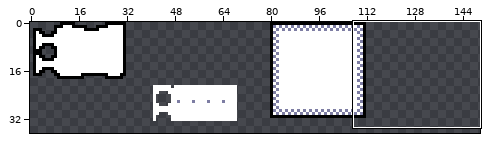
Two states of a pixel-art file, textures/aseprite/UI.aseprite. Above: a wide view before the commit, with the close-up outlined.
Close-up. Before the edit:
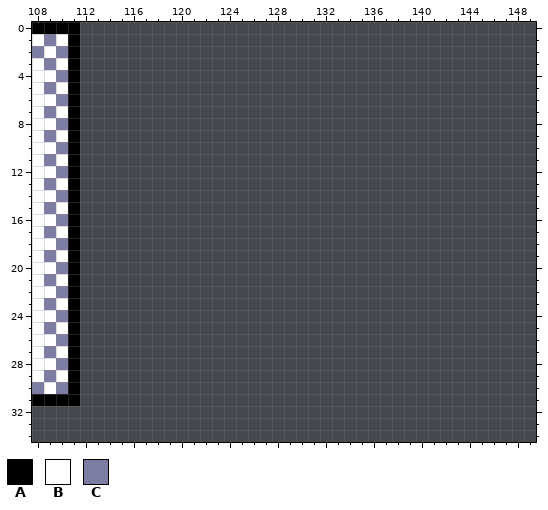
256x256 pixels, 1 frame. Shown: x 108..149, y 0..34. The wide view leaves out empty margins.
Palette (. is transparent): A #000000  B #ffffff  C #7d7da3
Pixels before, first column x 108:
 0 AAAA
 1 BCBA
 2 CBCA
 3 BCBA
 4 BBCA
 5 BCBA
 6 BBCA
 7 BCBA
 8 BBCA
 9 BCBA
10 BBCA
11 BCBA
12 BBCA
13 BCBA
14 BBCA
15 BCBA
16 BBCA
17 BCBA
18 BBCA
19 BCBA
20 BBCA
21 BCBA
22 BBCA
23 BCBA
24 BBCA
25 BCBA
26 BBCA
27 BCBA
28 BBCA
29 BCBA
30 CBCA
31 AAAA
The same view after the edit:
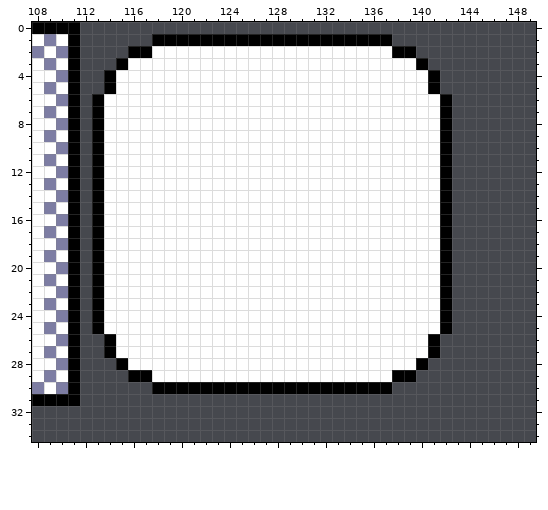
Change:
y 1: x 118..137 .................... -> AAAAAAAAAAAAAAAAAAAA
y 2: x 116..139 ........................ -> AABBBBBBBBBBBBBBBBBBBBAA
y 3: x 115..140 .......................... -> ABBBBBBBBBBBBBBBBBBBBBBBBA
y 4..5: x 114..141 ............................ -> ABBBBBBBBBBBBBBBBBBBBBBBBBBA
y 6..25: x 113..142 .............................. -> ABBBBBBBBBBBBBBBBBBBBBBBBBBBBA
y 26..27: x 114..141 ............................ -> ABBBBBBBBBBBBBBBBBBBBBBBBBBA
y 28: x 115..140 .......................... -> ABBBBBBBBBBBBBBBBBBBBBBBBA
y 29: x 116..139 ........................ -> AABBBBBBBBBBBBBBBBBBBBAA
y 30: x 118..137 .................... -> AAAAAAAAAAAAAAAAAAAA
Where, in picture pixels (left, top, right, bottom), the same in both close-ups:
added: (92, 34, 452, 394)
